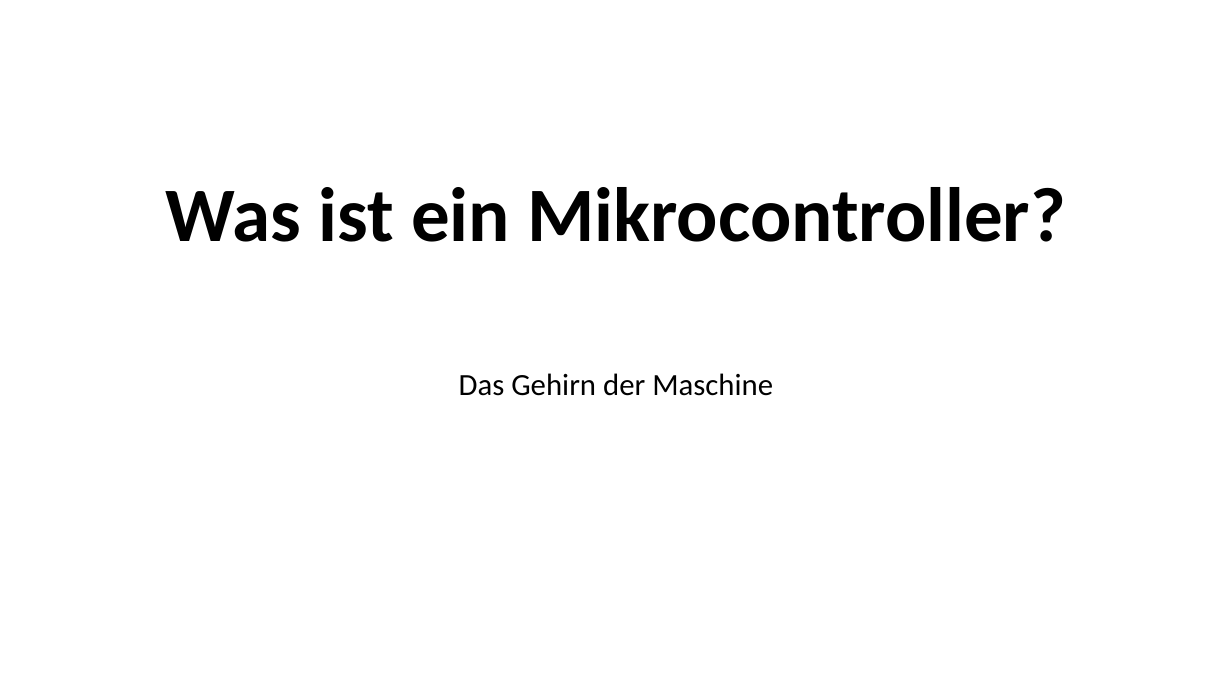
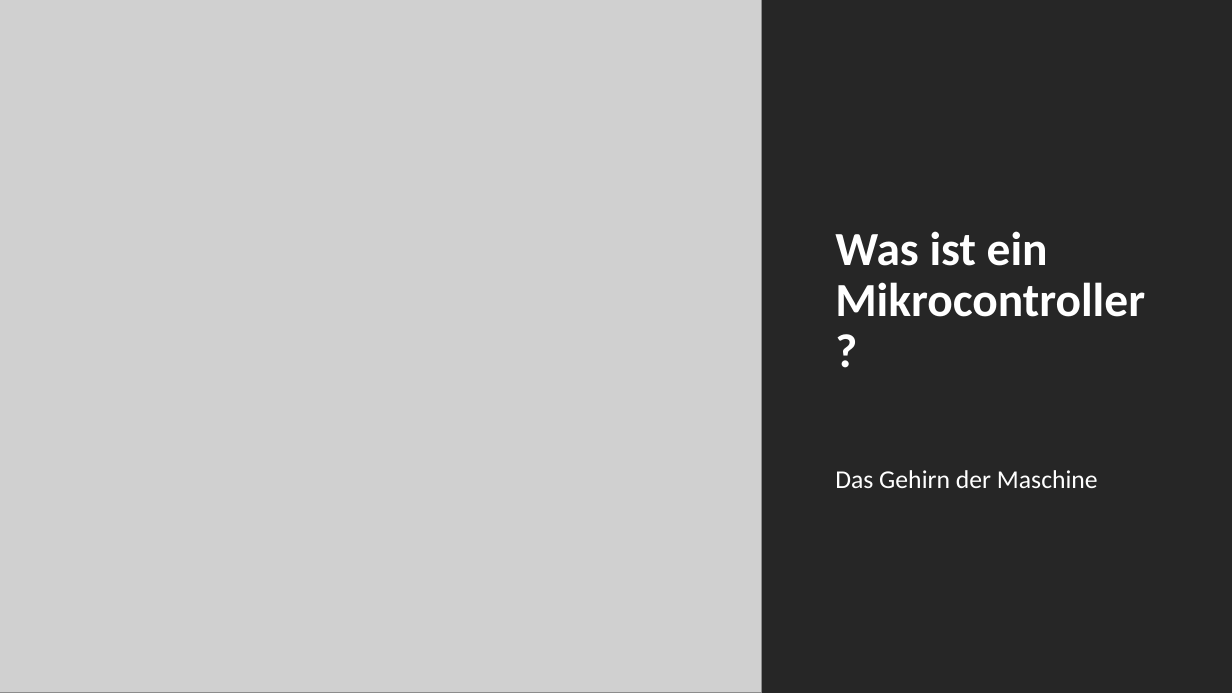
Before and after one commit to technikzentrum/ArduinoWorkshop, a slide deck: slide 1 of Tag 1/01-Was ist ein Microcontroller.pptx. Drawn at 1232x693 pixels with LibreOffice and Linux fonts; fonts in the diff are those of the drawing; grey boxes stand for pictures. Boxes give left, top, right and bottom in pixels: in the first picture for what was removed or moved away, otherwise in the second. Text is boxed around its words. In the diff, an @@ line names an element or a change of style, - is before the commit and + after.

```diff
--- a/Tag 1/01-Was ist ein Microcontroller.pptx
+++ b/Tag 1/01-Was ist ein Microcontroller.pptx
@@ picture added at [0,0,762,693] @@
@@ rectangle added at [749,0,1232,693], fill #262626 @@
@@ title "Was ist ein Mikrocontroller?": place and size @@
-title "Was ist ein Mikrocontroller?" at [165,187,1066,242]
+title "Was ist ein Mikrocontroller?" at [835,231,1145,317]
@@ title "Was ist ein Mikrocontroller?" at [835,231,1145,317]: size 60 to 37 pt, text colour #000000 to #FFFFFF; alignment centre to left @@
@@ subtitle "Das Gehirn der Maschine": place and size @@
-subtitle "Das Gehirn der Maschine" at [459,373,773,396]
+subtitle "Das Gehirn der Maschine" at [835,470,1098,488]
@@ subtitle "Das Gehirn der Maschine" at [835,470,1098,488]: size 24 to 20 pt, text colour #000000 to #FFFFFF; alignment centre to left @@
```
Also in this commit, not shown: 4 other slides changed, 6 other files.
